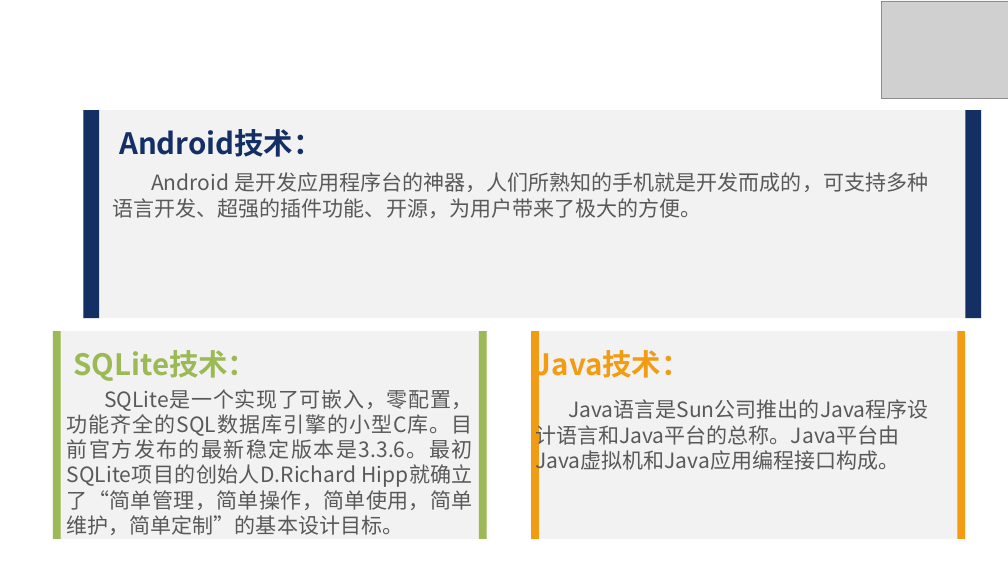
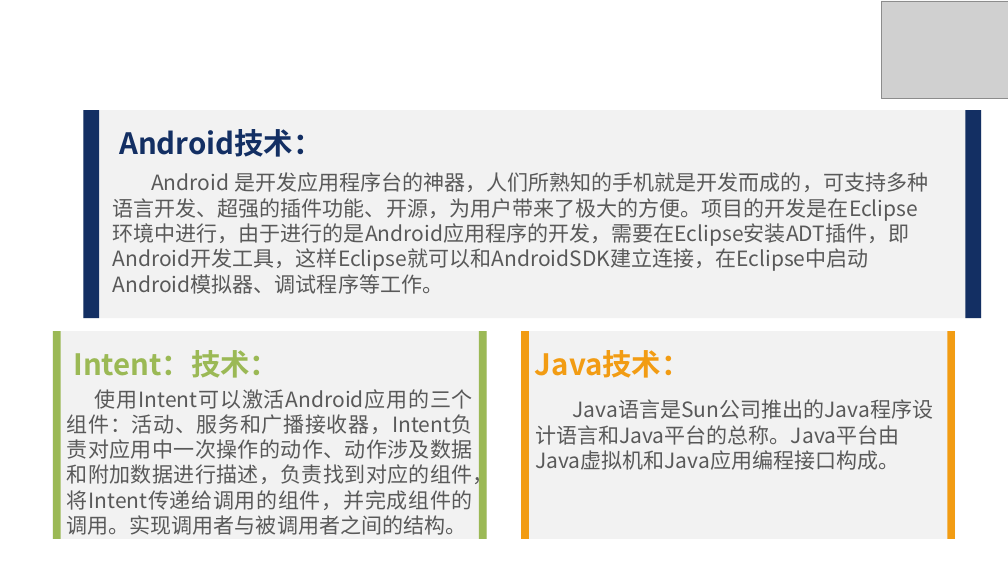
Before and after one commit to congyuexin/20151104782_congyuexin, a slide deck: slide 8 of 基于Android技术的天气预报系统的设计与实现/答辩PPT/20151104782-丛月馨-基于Android技术的天气预报系统的设计与实现-开题PPT.pptx. Drawn at 1008x567 pixels with LibreOffice and Linux fonts; fonts in the diff are those of the drawing; grey boxes stand for pictures; background and template pictures are left out. Boxes give left, top, right and bottom in pixels: in the first picture for what was removed or moved away, otherwise in the second. Text is boxed around its words. In the diff, an @@ line names an element or a change of style, - is before the commit and + after.

```diff
--- a/基于Android技术的天气预报系统的设计与实现/答辩PPT/20151104782-丛月馨-基于Android技术的天气预报系统的设计与实现-开题PPT.pptx
+++ b/基于Android技术的天气预报系统的设计与实现/答辩PPT/20151104782-丛月馨-基于Android技术的天气预报系统的设计与实现-开题PPT.pptx
@@ text at (113, 172, 928, 294): text changed @@
-Android 是开发应用程序台的神器，人们所熟知的手机就是开发而成的，可支持多种语言开发、超强的插件功能、开源，为用户带来了极大的方便。
+Android 是开发应用程序台的神器，人们所熟知的手机就是开发而成的，可支持多种语言开发、超强的插件功能、开源，为用户带来了极大的方便。项目的开发是在Eclipse环境中进行，由于进行的是Android应用程序的开发，需要在Eclipse安装ADT插件，即Android开发工具，这样Eclipse就可以和AndroidSDK建立连接，在Eclipse中启动Android模拟器、调试程序等工作。
@@ text at (73, 350, 279, 378): text changed @@
-SQLite技术：
+Intent：技术：
@@ 3 rectangles: place and size @@
-3 rectangles at (532, 331, 966, 539)
+3 rectangles at (521, 331, 955, 539)
@@ text at (67, 389, 494, 535): text changed @@
-SQLite是一个实现了可嵌入，零配置，功能齐全的SQL数据库引擎的小型C库。目前官方发布的最新稳定版本是3.3.6。最初SQLite项目的创始人D.Richard Hipp就确立了“简单管理，简单操作，简单使用，简单维护，简单定制”的基本设计目标。
+使用Intent可以激活Android应用的三个组件：活动、服务和广播接收器，Intent负责对应用中一次操作的动作、动作涉及数据和附加数据进行描述，负责找到对应的组件，将Intent传递给调用的组件，并完成组件的调用。实现调用者与被调用者之间的结构。
```
